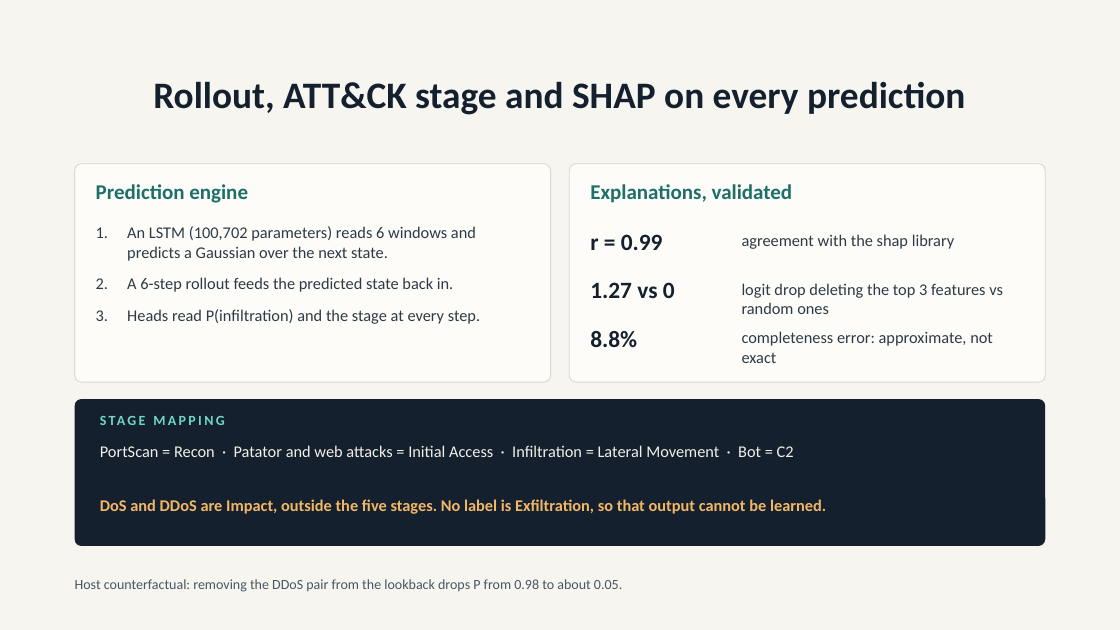
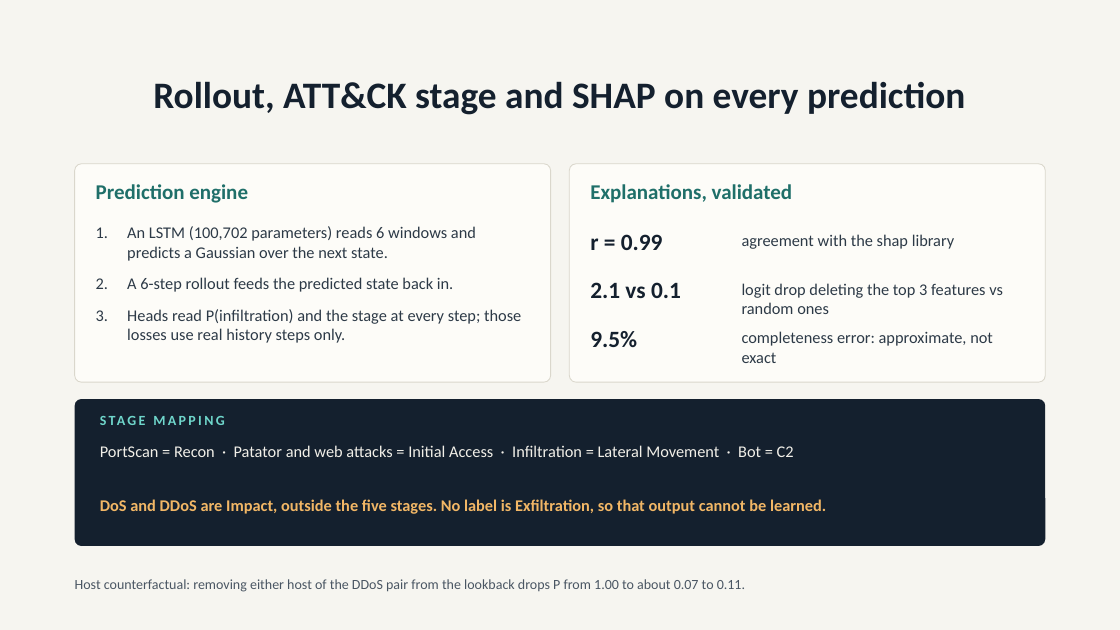
Before and after one commit to ydhitler1-arch/network-attack-world-model, a slide deck: slide 3 of docs/hackathon/SIH_PS26153_deck.pptx. Drawn at 1120x630 pixels with LibreOffice and Linux fonts; fonts in the diff are those of the drawing. Boxes give left, top, right and bottom in pixels: in the first picture for what was removed or moved away, otherwise in the second. Text is boxed around its words. In the diff, an @@ line names an element or a change of style, - is before the commit and + after.

```diff
--- a/docs/hackathon/SIH_PS26153_deck.pptx
+++ b/docs/hackathon/SIH_PS26153_deck.pptx
@@ text at (x1=590, y1=282, x2=681, y2=298): text changed @@
-1.27 vs 0
+2.1 vs 0.1
@@ text at (x1=127, y1=309, x2=521, y2=343): text changed @@
-3. Heads read P(infiltration) and the stage at every step.
+3. Heads read P(infiltration) and the stage at every step; those losses use real history steps only.
@@ text at (x1=590, y1=331, x2=637, y2=347): text changed @@
-8.8%
+9.5%
@@ text at (x1=75, y1=579, x2=745, y2=592): text changed @@
-Host counterfactual: removing the DDoS pair from the lookback drops P from 0.98 to about 0.05.
+Host counterfactual: removing either host of the DDoS pair from the lookback drops P from 1.00 to about 0.07 to 0.11.
```
Also in this commit, not shown: 1 other slide changed, 1 other file.
